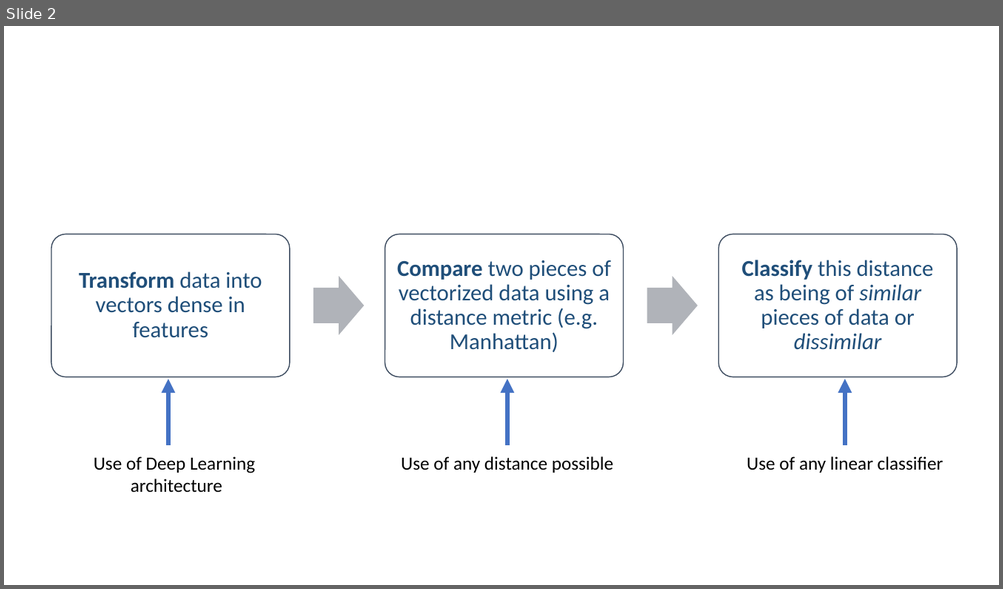
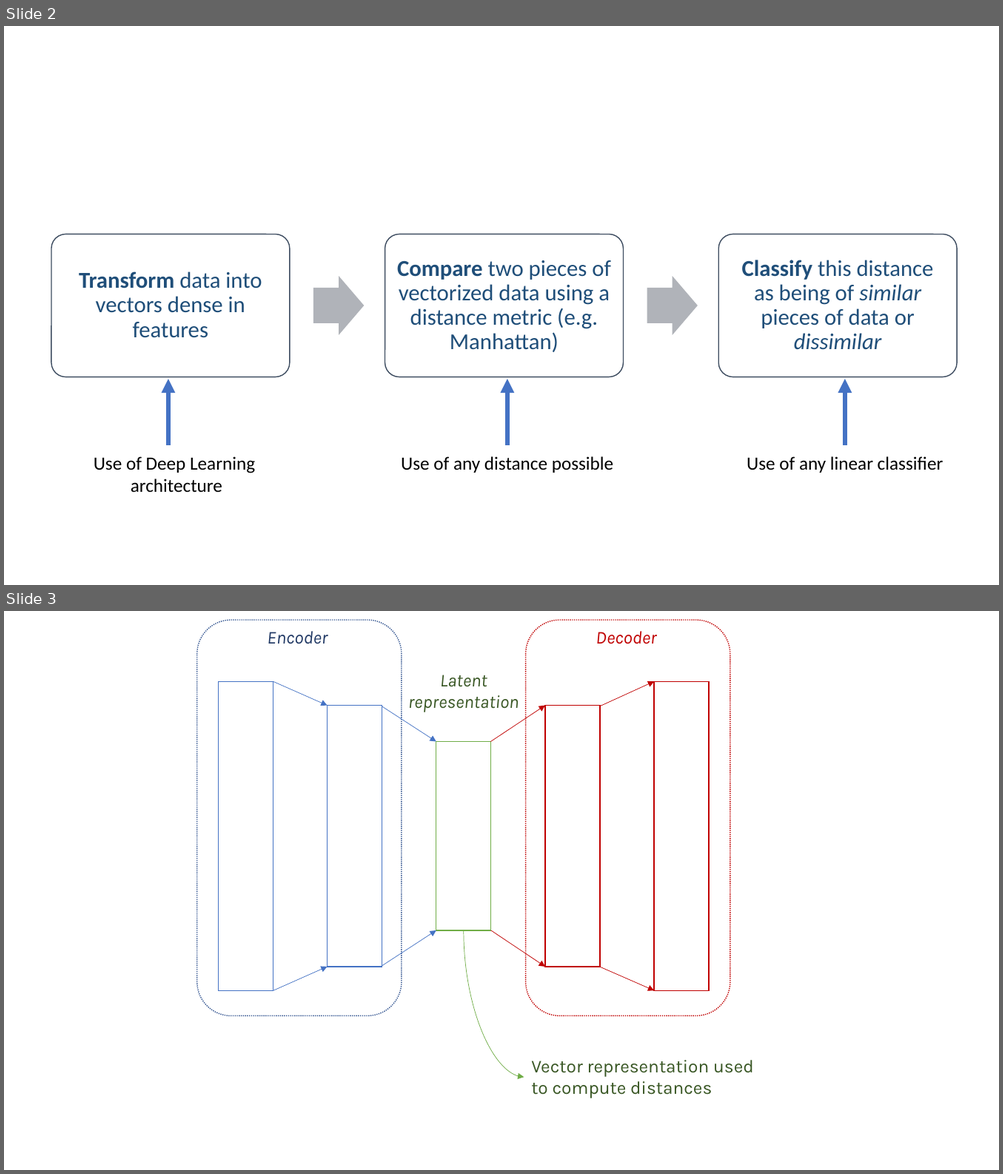
Before and after one commit to dimartinot/Text-Semantic-Similarity, a slide deck: article/text_similarity_support.pptx. Shown one above the other, each under a label of ours: slide 2 before the commit, slides 2 and 3 after it. The pictures are 1003x589 and 1003x1174 pixels, drawn with LibreOffice and Linux fonts; fonts in the diff are those of the drawing. Boxes give left, top, right and bottom in pixels: in the first picture for what was removed or moved away, otherwise in the second. Text is boxed around its words. In the diff, an @@ line names an element or a change of style, - is before the commit and + after.

Commit message:
Updating presentation

```diff
--- a/article/text_similarity_support.pptx
+++ b/article/text_similarity_support.pptx
@@ slide 3 added at (4,611,999,1170), background #FFFFFF @@
@@ rounded rectangle added at (197,620,401,1016), outline #325491 1 pt dashed @@
@@ text added at (267,631,327,644), 17.5 pt, text #203864, italic @@
+Encoder
@@ rounded rectangle added at (526,620,730,1016), outline #C00000 1 pt dashed @@
@@ text added at (595,631,656,644), 17.5 pt, text #C00000, italic @@
+Decoder
@@ text added at (408,675,519,712), 17.5 pt, text #385723, italic @@
+Latent representation
@@ rectangle added at (218,681,273,991), fill #FFFFFF, outline #4472C4 1 pt @@
@@ arrow added from (273, 681) to (327, 706), #4472C4 0.5 pt @@
@@ arrow added from (600, 706) to (654, 681), #C00000 0.5 pt @@
@@ rectangle added at (654,681,708,991), outline #C00000 1 pt @@
@@ rectangle added at (327,706,381,967), fill #FFFFFF, outline #4472C4 1 pt @@
@@ arrow added from (382, 706) to (436, 741), #4472C4 0.5 pt @@
@@ arrow added from (490, 741) to (545, 706), #C00000 0.5 pt @@
@@ rectangle added at (545,706,600,967), outline #C00000 1 pt @@
@@ rectangle added at (436,741,490,931), fill #FFFFFF, outline #70AD47 1 pt @@
@@ arrow added from (381, 967) to (436, 931), #4472C4 0.5 pt @@
@@ curved arrow added from (464, 931) to (524, 1077), #70AD47 0.5 pt @@
@@ arrow added from (491, 931) to (545, 967), #C00000 0.5 pt @@
@@ arrow added from (273, 991) to (327, 967), #4472C4 0.5 pt @@
@@ arrow added from (600, 967) to (654, 991), #C00000 0.5 pt @@
@@ text added at (531,1060,754,1099), 17.5 pt, text #385723 @@
+Vector representation used to compute distances
```
Also in this commit, not shown: 1 other slide added, 1 other file.
